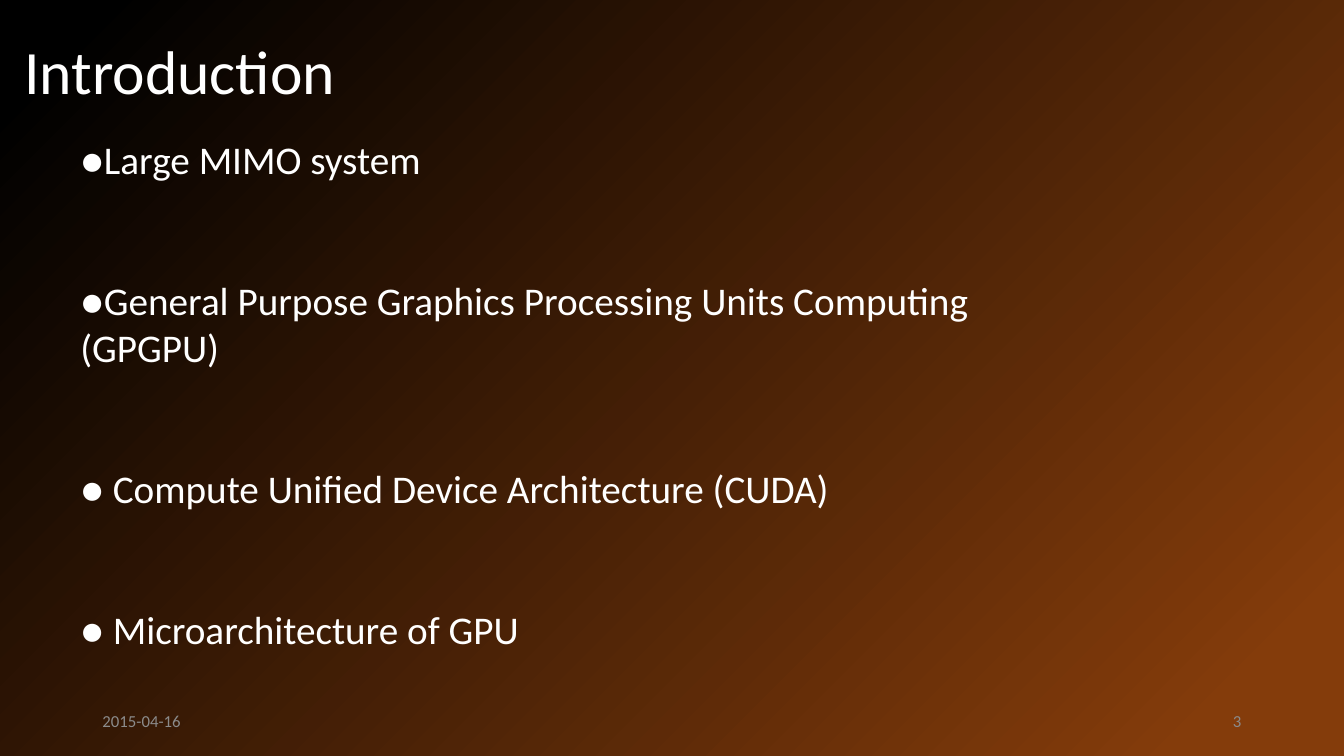
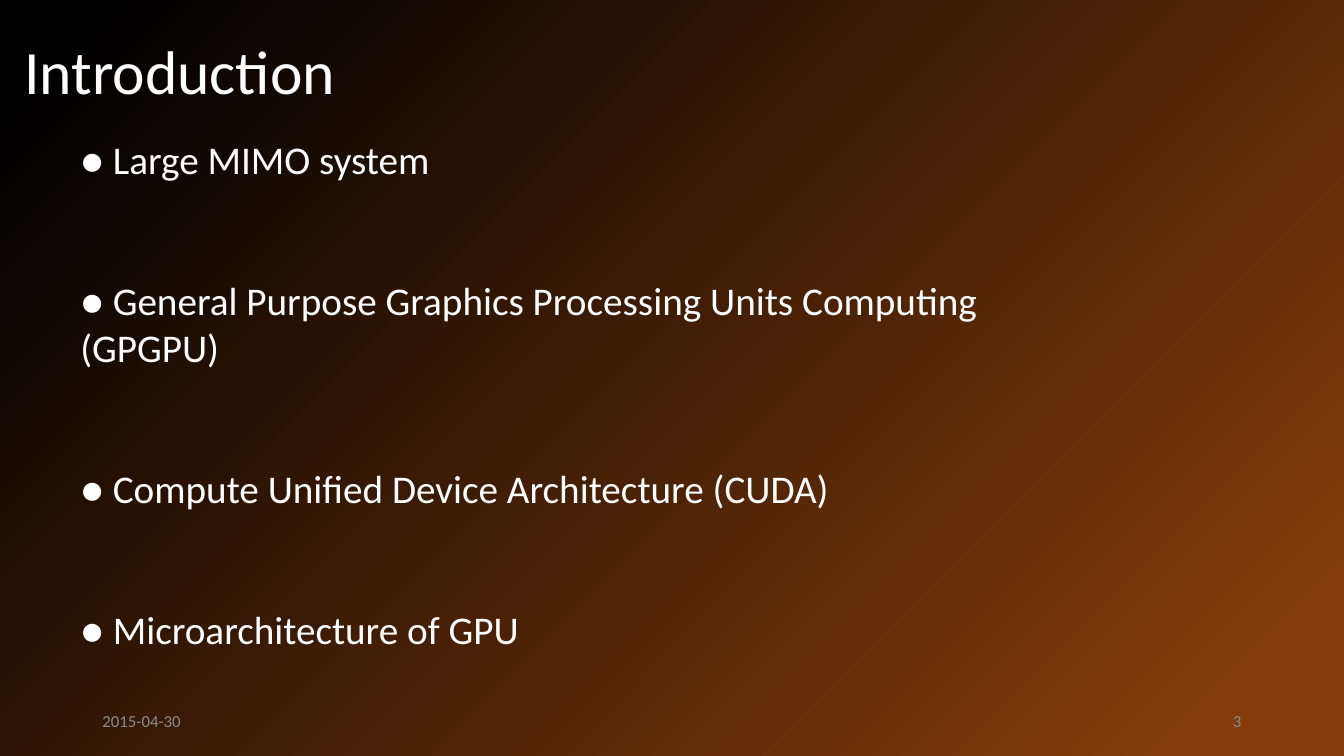
Before and after one commit to john-jiang-ca/Tianpei, a slide deck: slide 3 of FCSD-CUDA project/Presentation/CCECE2015 Presentation Tianpei Chen.pptx. Drawn at 1344x756 pixels with LibreOffice and Linux fonts; fonts in the diff are those of the drawing. Boxes give left, top, right and bottom in pixels: in the first picture for what was removed or moved away, otherwise in the second. Text is boxed around its words. In the diff, an @@ line names an element or a change of style, - is before the commit and + after.

```diff
--- a/FCSD-CUDA project/Presentation/CCECE2015 Presentation Tianpei Chen.pptx
+++ b/FCSD-CUDA project/Presentation/CCECE2015 Presentation Tianpei Chen.pptx
@@ text at (x1=80, y1=148, x2=977, y2=368): spaces changed @@
-●Large MIMO system
-●General Purpose Graphics Processing Units Computing (GPGPU)
+● Large MIMO system
+● General Purpose Graphics Processing Units Computing (GPGPU)
@@ text at (x1=102, y1=716, x2=180, y2=727): text changed @@
-2015-04-16
+2015-04-30
```
Also in this commit, not shown: 17 other slides changed, 5 slides added, 1 other file.
